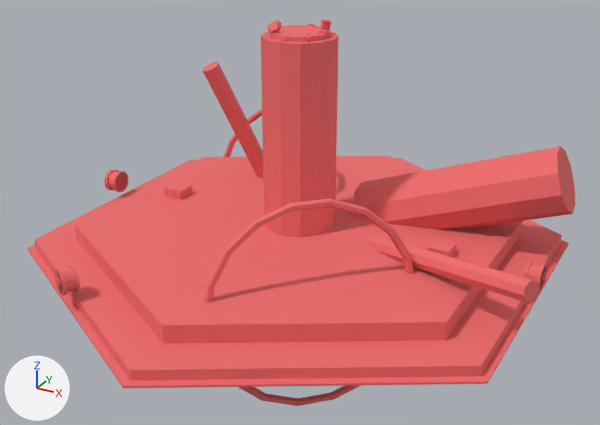
An edit to the glTF model buildings/overload_matrix/overload_matrix_s2_ruin.glb, drawn before and after from the same camera.
Before and after are seen from a 50 mm camera at (3.93, -7.13, 3.98) aimed at (0.08, -0.13, 0.48). Lighting does not change. The marker at lower left points along +X, +Y and +Z. The older version comes first. Vertices at exactly the same position are counted once.

Objects in the first picture: 'OM_BallFrag_0'.
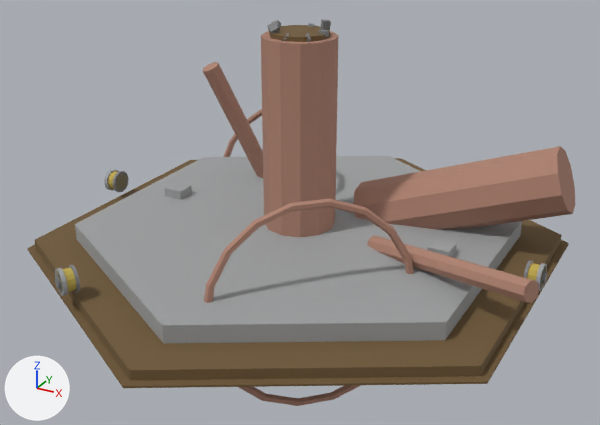
Changed parts and their boxes [x1, y1, x2, y2] in the pictures (600 x 425 px):
```json
{"part": 1, "of": "me_icosphere_004", "change": "recoloured", "before": [27, 19, 569, 388], "after": [27, 19, 569, 388]}
{"part": 2, "of": "me_icosphere_004", "change": "recoloured", "before": [56, 31, 575, 406], "after": [56, 31, 575, 406], "on screen": "red to beige"}
```

The change, as JSON lines over the scene's bpy script:
```json
{"block": "me_icosphere_004", "where": "me_icosphere_004.from_pydata(...)  # 1804 vertices, 3124 faces; spans x -3.12..2.23, y -2.94..2.94, z -1.02..2.34"}
{"block": "me_icosphere_004", "where": "# used by ob_om_ballfrag_0; location = (0.5, 0.0, 0.1)"}
{"block": "me_icosphere_004", "change": "me_icosphere_004 part 1: 1692 faces centred in x -3.12..2.12, y -2.45..2.45, z -0.12..2.34 are repainted in the vertex colours; the middle colour goes from red #ef6c6c to grey #828385"}
{"block": "me_icosphere_004", "change": "me_icosphere_004 part 2: 1180 faces centred in x -3.1..2.23, y -2.3..2.3, z -1.01..2.2 are repainted in the vertex colours; the middle colour goes from red #ef6c6c to beige #ae8270"}
```
